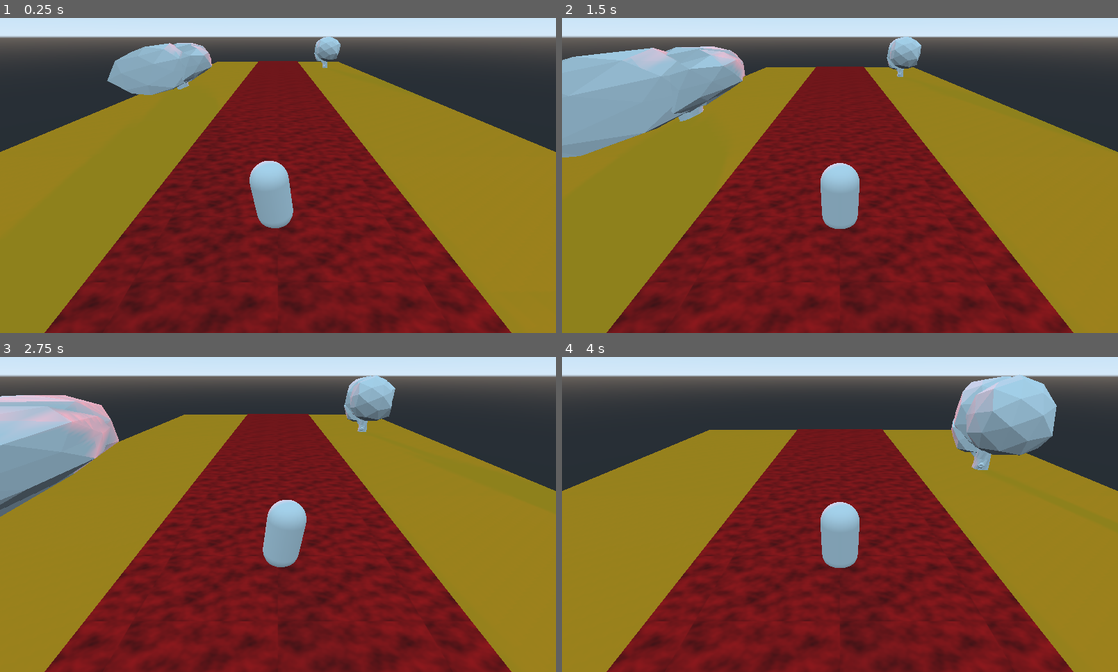
Above: before the commit, frames 1-4 (two rows, left to right).
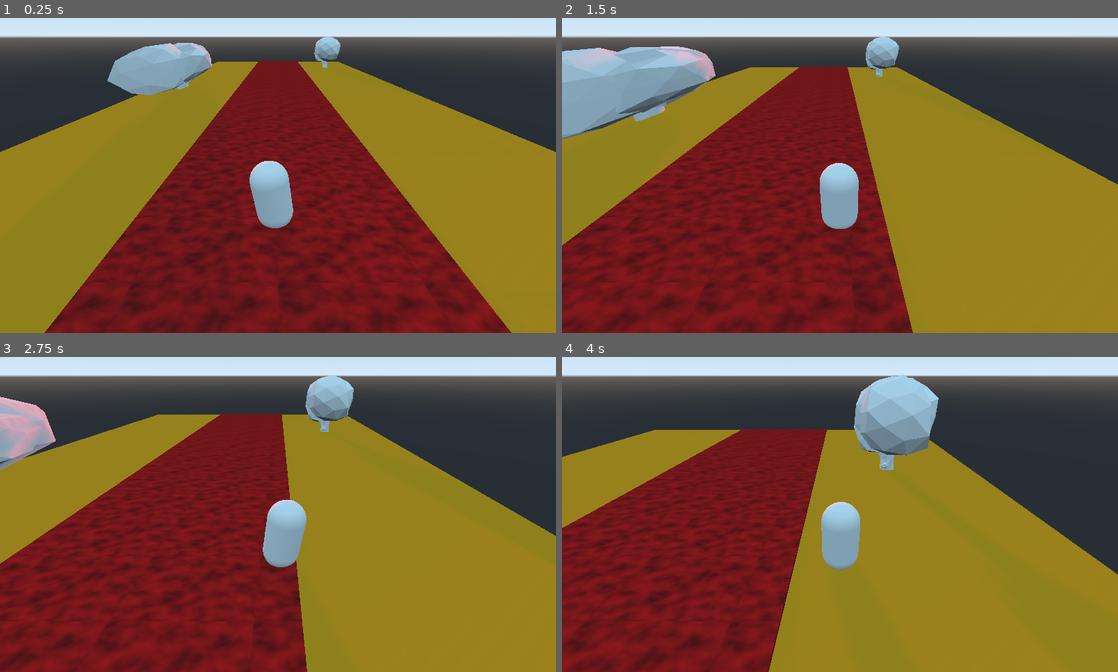
Above: after the commit, the same moments.

Repository: TJKwolf/runnergame2022
Game: Godot game, scene res://Pääät.tscn
Same seed, same stepped clock (60 frames per second), same inputs: the game is played once before the commit and once after it.
Inputs:
- Up to frame 1 (0.25 s): no input
- Up to frame 2 (1.5 s): hold Right (move_right, bound only after the commit) 0.53-1.28 s; hold Left (move_left, bound only after the commit) from 1.28 s (still down)
- Up to frame 3 (2.75 s): release Left (move_left, bound only after the commit) at 2.03 s; hold Right (move_right, bound only after the commit) from 2.03 s (still down)
- Up to frame 4 (4 s): release Right (move_right, bound only after the commit) at 3.53 s; hold Left (move_left, bound only after the commit) from 3.53 s (still down)

The runs differ from the first frame. In frame 1, less than 0.1% of the frame differs, in the area x 45-53%, y 48-59%; in frame 2, 34%; in frame 3, 43%; in frame 4, 54%, in the area x 0-100%, y 5-100%.

Commit message:
seinät tielle

Diff:
--- a/RoadBase.tscn
+++ b/RoadBase.tscn
@@ -22,6 +22,9 @@
 material = SubResource( 4 )
 size = Vector3( 8, 1.2, 50 )
 
+[sub_resource type="BoxShape" id=7]
+extents = Vector3( 1, 2.5, 25 )
+
 [node name="RoadBase" type="Spatial"]
 
 [node name="Piss" type="MeshInstance" parent="."]
@@ -32,6 +35,20 @@
 [node name="MeshInstance" type="MeshInstance" parent="Piss"]
 mesh = SubResource( 3 )
 
+[node name="colliders" type="Spatial" parent="Piss/MeshInstance"]
+
+[node name="guardrairight" type="StaticBody" parent="Piss/MeshInstance/colliders"]
+transform = Transform( 1, 0, 0, 0, 1, 0, 0, 0, 1, -5, 3, 0 )
+
+[node name="CollisionShape" type="CollisionShape" parent="Piss/MeshInstance/colliders/guardrairight"]
+shape = SubResource( 7 )
+
+[node name="guardraileft" type="StaticBody" parent="Piss/MeshInstance/colliders"]
+transform = Transform( 1, 0, 0, 0, 1, 0, 0, 0, 1, 5, 3, 0 )
+
+[node name="CollisionShape" type="CollisionShape" parent="Piss/MeshInstance/colliders/guardraileft"]
+shape = SubResource( 7 )
+
 [node name="tree" parent="." instance=ExtResource( 1 )]
 transform = Transform( 0.25, 0, 0, 0, 0.25, 0, 0, 0, 0.25, 7.84383, 0, -39.5033 )
 
--- a/player.gd
+++ b/player.gd
@@ -1,6 +1,8 @@
 extends KinematicBody
 
 var run_speed : float = 8.0
+var sidestep_speed : float = 5.0
+var velocity := Vector3()
 
 var time : float = 0.0
 var step_freq : float = 2.0
@@ -24,6 +26,18 @@
 
 func _physics_process(delta):
 	boby_Hinge.translation.y = step_height * (1 + sin(2.0 * PI * step_freq * time))
+	boby_Hinge.rotation_degrees.z = step_tilt * sin(PI * step_freq * time)
 	time += delta
-	boby_Hinge.rotation_degrees.z = step_tilt * sin(PI * step_freq * time)
-	move_and_slide(Vector3(0,0, -run_speed))
+
+	var sideways : float = 0.0
+
+	if Input.is_action_pressed("move_right"):
+		sideways += 1.0
+
+	if Input.is_action_pressed("move_left"):
+		sideways -= 1.0
+
+	velocity.x = sideways *sidestep_speed
+	velocity.z = -run_speed
+
+	move_and_slide(velocity)
--- a/project.godot
+++ b/project.godot
@@ -18,6 +18,19 @@
 
 common/drop_mouse_on_gui_input_disabled=true
 
+[input]
+
+move_right={
+"deadzone": 0.5,
+"events": [ Object(InputEventKey,"resource_local_to_scene":false,"resource_name":"","device":0,"alt":false,"shift":false,"control":false,"meta":false,"command":false,"pressed":false,"scancode":16777233,"physical_scancode":0,"unicode":0,"echo":false,"script":null)
+ ]
+}
+move_left={
+"deadzone": 0.5,
+"events": [ Object(InputEventKey,"resource_local_to_scene":false,"resource_name":"","device":0,"alt":false,"shift":false,"control":false,"meta":false,"command":false,"pressed":false,"scancode":16777231,"physical_scancode":0,"unicode":0,"echo":false,"script":null)
+ ]
+}
+
 [physics]
 
 common/enable_pause_aware_picking=true
Not shown: 1 places in RoadBase.tscn that only renumber resources
